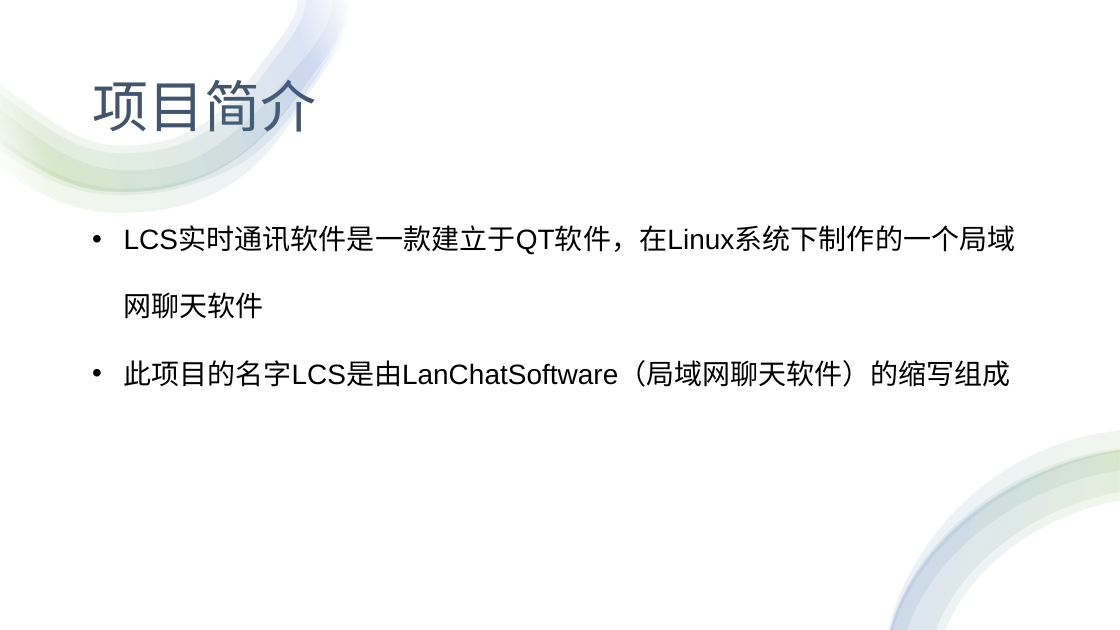
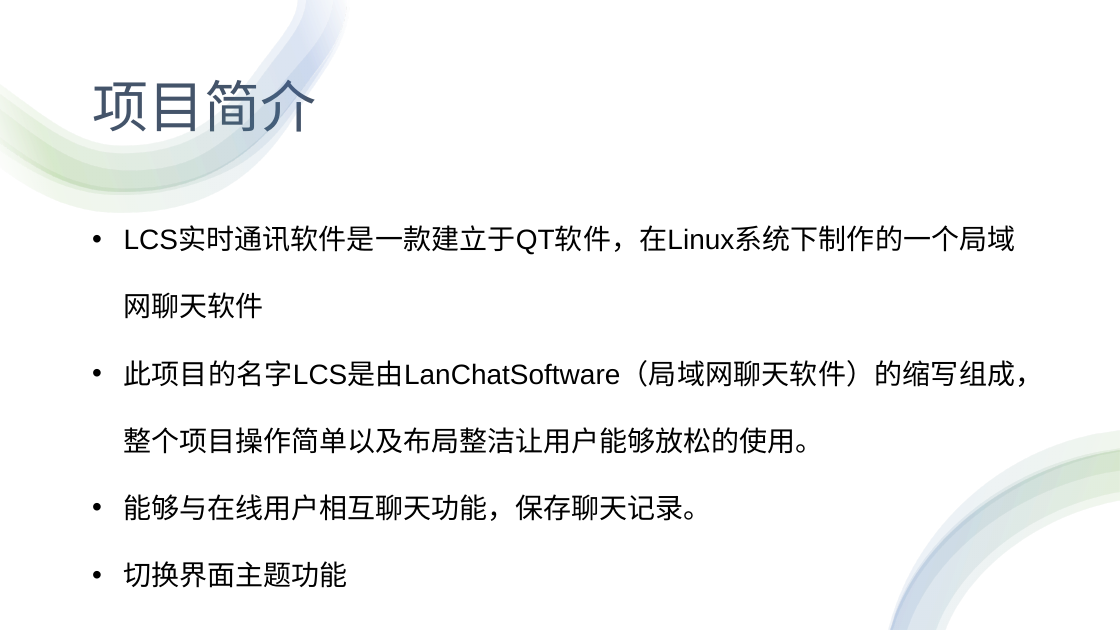
Before and after one commit to SeeChen/LCS_lanChatSoftware, a slide deck: slide 3 of LCS-实时通讯软件5组/LCS实时通讯软件.pptx. Drawn at 1120x630 pixels with LibreOffice and Linux fonts; fonts in the diff are those of the drawing. Boxes give left, top, right and bottom in pixels: in the first picture for what was removed or moved away, otherwise in the second. Text is boxed around its words. In the diff, an @@ line names an element or a change of style, - is before the commit and + after.

```diff
--- a/LCS-实时通讯软件5组/LCS实时通讯软件.pptx
+++ b/LCS-实时通讯软件5组/LCS实时通讯软件.pptx
@@ text at (x1=124, y1=360, x2=1044, y2=588): text changed @@
-• 此项目的名字LCS是由LanChatSoftware（局域网聊天软件）的缩写组成
+• 此项目的名字LCS是由LanChatSoftware（局域网聊天软件）的缩写组成，整个项目操作简单以及布局整洁让用户能够放松的使用。
+• 能够与在线用户相互聊天功能，保存聊天记录。
+• 切换界面主题功能
```
Also in this commit, not shown: 3 other slides changed, 2 slides added, 2 other files.
